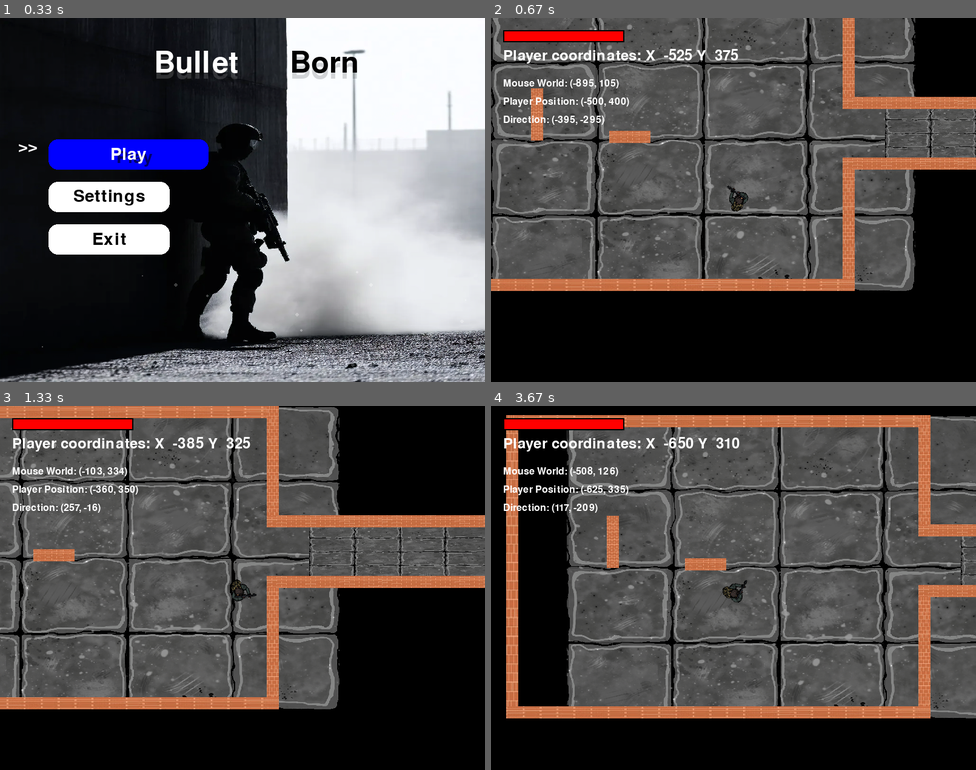
Above: before the commit, frames 1-4 (two rows, left to right).
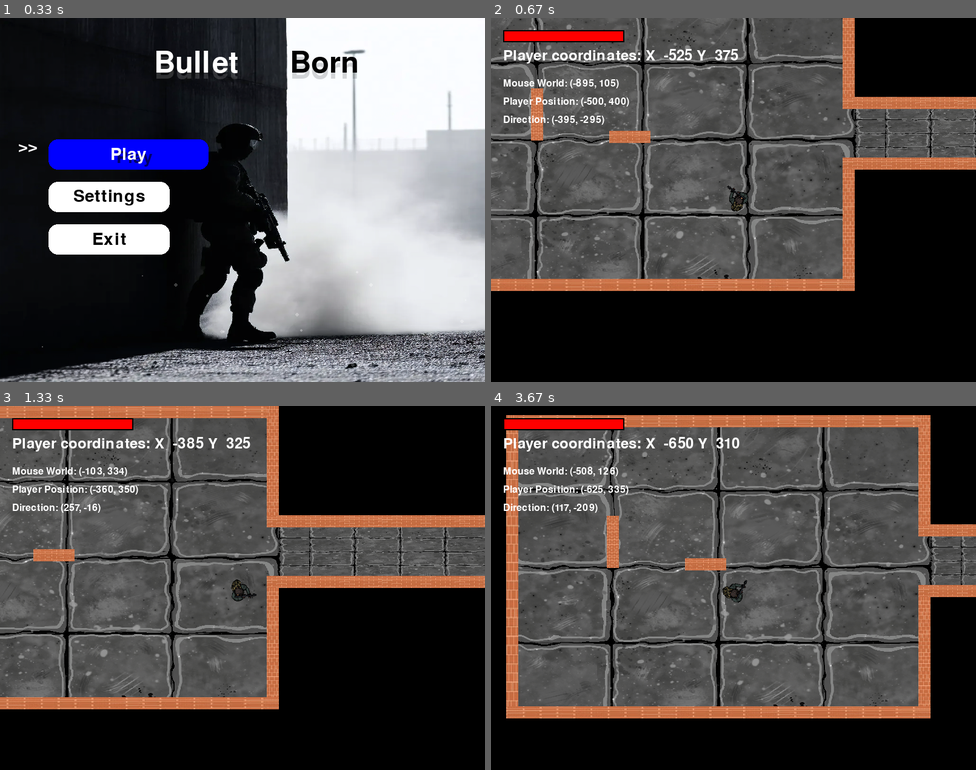
Above: after the commit, the same moments.

Repository: ML642/Pygame-Project
Game: pygame game, started from Maingame.py
The game is run twice, just before and just after one commit, with the same random seed, the same clock (stepped at 60 frames per second) and the same inputs.
Inputs (mouse positions are in pixels of both pictures, inside the frame that each line leads up to):
- Up to frame 1 (0.33 s): no input
- Up to frame 2 (0.67 s): tap Enter at 0.33 s
- Up to frame 3 (1.33 s): hold Right 0.67-1.13 s; move the mouse to (223, 602) at 0.7 s; hold Up from 1.17 s (still down); move the mouse to (397, 577) at 1.2 s
- Up to frame 4 (3.67 s): release Up at 1.47 s; hold Right 1.5-1.97 s; move the mouse to (733, 609) at 1.53 s; hold Left 2-2.53 s; move the mouse to (617, 591) at 2.03 s; hold Down 2.57-2.87 s; move the mouse to (583, 533) at 2.6 s; hold Left 2.9-3.3 s; move the mouse to (583, 675) at 2.93 s; hold Up from 3.33 s (still down); move the mouse to (806, 460) at 3.37 s

Frame 1 is identical in both runs. In frame 2, 19% of the frame differs, in the area x 0-88%, y 0-75%; in frame 3, 18%; in frame 4, 27%, in the area x 5-100%, y 2-86%.

Commit message:
minor fixes

Diff:
--- a/Maingame.py
+++ b/Maingame.py
@@ -90,16 +90,16 @@
     if form == 1 or form == 3 or form ==4 or form == 5  or form == 7 : # top corridor ,
         floors.add(Floor_Hallway( (x + 250) *  scale_x , (y -  230)* scale_y   , 210 , 255  ,scale_x ,scale_y ))
 
-OFFSET3 = 473
-OFFSET2 = 1150
+OFFSET3 = 353
+OFFSET2 = 1000
 OFFSET = 700
 OFFSETY = (scale_y-1) * 2
 player = Player (scale_x,scale_y)
 #############################
 
 walls = generate_room(int((-300 - ROOM_WIDTH) + int(OFFSET) * ( scale_x -1 ) )  ,int( 50 ), 7, 1, scale_x ,scale_y )  # initiate first room
-floors.add(Floor((-300 - 600) - int(OFFSET2) * (scale_x -1 ),  50 * scale_y  , scale_x , scale_y))
-floors.add(Floor_Hallway((-250 - 600 - 30 + 677) -  int(OFFSET3) *(scale_x -1), (50 + 195) * scale_y, 400 , 90  , scale_x , scale_y))
+floors.add(Floor((-300 - 700) - int(OFFSET2) * (scale_x -1 ),  50 * scale_y  , scale_x , scale_y))
+floors.add(Floor_Hallway((-300) -  int(OFFSET3) *(scale_x -1), (50 + 195) * scale_y, 400 , 90  , scale_x , scale_y))
 
 #############################
 
